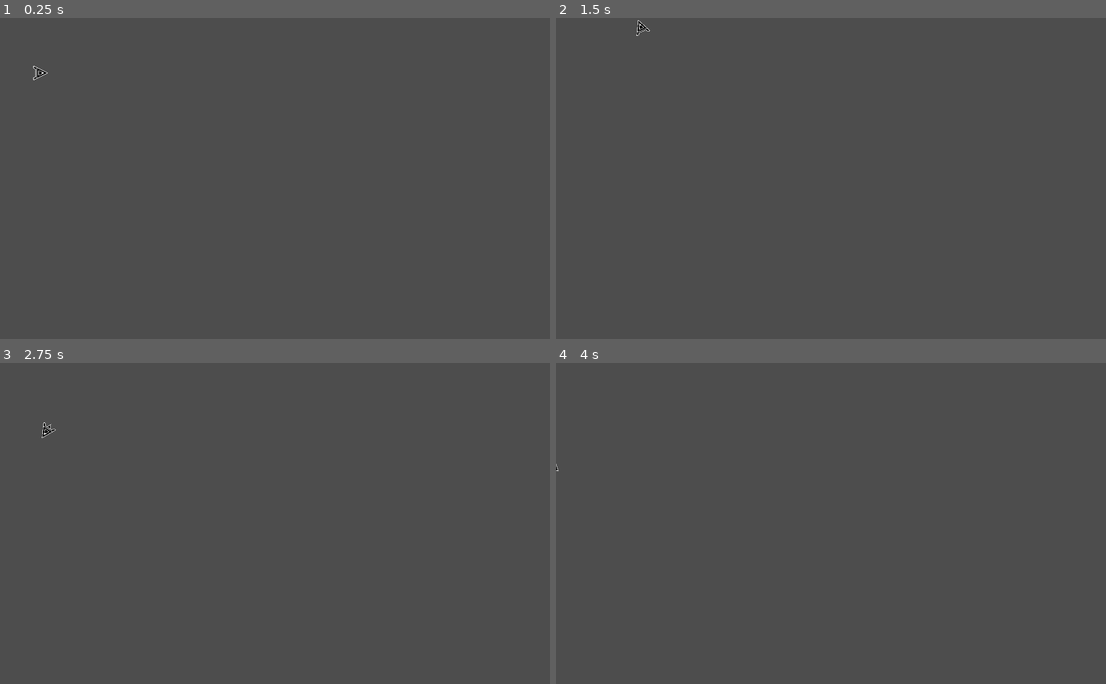
Above: before the commit, frames 1-4 (two rows, left to right).
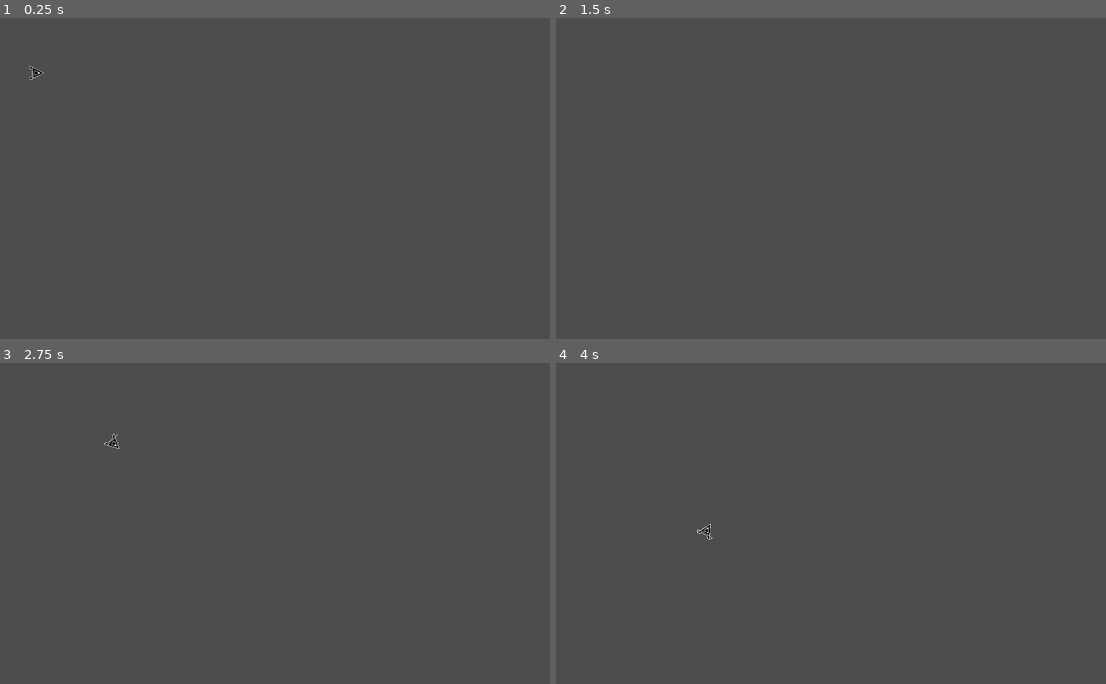
Above: after the commit, the same moments.

Repository: S-Hoerner/Oblique-Space
Game: Godot game, scene res://scenes/starting_ship.tscn
Two runs of this game, one before a commit and one after it. Both use one fixed random seed, a clock stepped at 60 frames per second and the inputs below. The project has no main scene, so this scene is started directly.
Inputs:
- Up to frame 1 (0.25 s): no input
- Up to frame 2 (1.5 s): tap Enter at 0.5 s; hold W (forward) 0.53-1.28 s; hold A (ccw) 0.53-1.28 s; tap D (cw) at 0.8, 1.35 s; hold S (back) from 1.28 s (still down)
- Up to frame 3 (2.75 s): tap A (ccw) at 1.55 s; release S (back) at 2.03 s; hold W (forward) from 2.03 s (still down); hold A (ccw) from 2.03 s (still down); tap D (cw) at 2.3 s
- Up to frame 4 (4 s): release A (ccw) at 2.78 s; tap D (cw) at 2.85, 3.8 s; tap A (ccw) at 3.05 s; release W (forward) at 3.53 s; hold S (back) from 3.53 s (still down); hold A (ccw) from 3.53 s (still down)

The runs differ from the first frame. In frame 1, less than 0.1% of the frame differs, in the area x 5-9%, y 14-20%; in frame 2, less than 0.1%; in frame 3, 0.1%, in the area x 7-22%, y 18-27%; in frame 4, less than 0.1%.

Commit message:
Better animations for player

Diff:
--- a/scenes/player.gd
+++ b/scenes/player.gd
@@ -1,7 +1,7 @@
 extends CharacterBody2D
 
-@export var speed = 400
-@export var rotation_speed = PI
+@export var speed = 500
+@export var rotation_speed = PI+(PI*1/3)
 
 var rotation_direction = 0
 
@@ -11,9 +11,24 @@
 
 func _physics_process(delta):
 	get_input()
+
 	if Input.is_action_pressed("forward"):
-		$AnimatedSprite2D.play()
+		$linear_animated.play("forward")
+	elif Input.is_action_pressed("back"):
+		$linear_animated.play("back")
+	elif Input.is_action_pressed("back") and Input.is_action_pressed("forward"):
+		$linear_animated.stop()
 	else:
-		$AnimatedSprite2D.stop()
+		$linear_animated.stop()
+
+	if Input.is_action_pressed("ccw"):
+		$rotation_animated.play("ccw")
+	elif Input.is_action_pressed("cw"):
+		$rotation_animated.play("cw")
+	elif Input.is_action_pressed("ccw") and Input.is_action_pressed("cw"):
+		$rotation_animated.stop()
+	else:
+		$rotation_animated.stop()
+
 	rotation += rotation_direction * rotation_speed * delta
 	move_and_slide()
--- a/scenes/starting_ship.tscn
+++ b/scenes/starting_ship.tscn
@@ -1,20 +1,59 @@
-[gd_scene load_steps=5 format=3 uid="uid://ta676wjjouhp"]
+[gd_scene load_steps=9 format=3 uid="uid://ta676wjjouhp"]
 
 [ext_resource type="Texture2D" uid="uid://ce7si241hpaod" path="res://art/starting_ship/starting_ship_frame_1.png" id="1_atity"]
 [ext_resource type="Script" path="res://scenes/player.gd" id="1_vm0l1"]
-[ext_resource type="Texture2D" uid="uid://divgoptxkm8rr" path="res://art/starting_ship/starting_ship_frame_2.png" id="2_o1fx0"]
+[ext_resource type="Texture2D" uid="uid://burmakx74pih4" path="res://art/starting_ship/starting_ship_back_frame_2.png" id="3_smmju"]
+[ext_resource type="Texture2D" uid="uid://cl0sevxs1ypre" path="res://art/starting_ship/starting_ship_ccw_frame_2.png" id="4_46lss"]
+[ext_resource type="Texture2D" uid="uid://dgbooo7ahg78v" path="res://art/starting_ship/starting_ship_forward_frame_2.png" id="4_xo84h"]
+[ext_resource type="Texture2D" uid="uid://b2iuxddnuwd6j" path="res://art/starting_ship/starting_ship_cw_frame_2.png" id="5_jcxoc"]
 
 [sub_resource type="SpriteFrames" id="SpriteFrames_lnpxe"]
 animations = [{
 "frames": [{
+"duration": 0.7,
+"texture": ExtResource("1_atity")
+}, {
+"duration": 0.7,
+"texture": ExtResource("3_smmju")
+}],
+"loop": true,
+"name": &"back",
+"speed": 5.0
+}, {
+"frames": [{
 "duration": 0.6,
 "texture": ExtResource("1_atity")
 }, {
-"duration": 0.7,
-"texture": ExtResource("2_o1fx0")
+"duration": 1.0,
+"texture": ExtResource("4_xo84h")
 }],
 "loop": true,
-"name": &"flying",
+"name": &"forward",
+"speed": 5.0
+}]
+
+[sub_resource type="SpriteFrames" id="SpriteFrames_b212l"]
+animations = [{
+"frames": [{
+"duration": 0.7,
+"texture": ExtResource("1_atity")
+}, {
+"duration": 0.7,
+"texture": ExtResource("4_46lss")
+}],
+"loop": true,
+"name": &"ccw",
+"speed": 5.0
+}, {
+"frames": [{
+"duration": 0.7,
+"texture": ExtResource("1_atity")
+}, {
+"duration": 0.7,
+"texture": ExtResource("5_jcxoc")
+}],
+"loop": true,
+"name": &"cw",
 "speed": 5.0
 }]
 
@@ -24,13 +63,19 @@
 script = ExtResource("1_vm0l1")
 metadata/_edit_group_ = true
 
-[node name="AnimatedSprite2D" type="AnimatedSprite2D" parent="."]
+[node name="linear_animated" type="AnimatedSprite2D" parent="."]
 rotation = 1.5708
 scale = Vector2(0.05, 0.05)
 sprite_frames = SubResource("SpriteFrames_lnpxe")
-animation = &"flying"
-frame_progress = 0.968438
+animation = &"back"
 
-[node name="CollisionPolygon2D" type="CollisionPolygon2D" parent="."]
+[node name="rotation_animated" type="AnimatedSprite2D" parent="."]
+rotation = 1.5708
+scale = Vector2(0.05, 0.05)
+sprite_frames = SubResource("SpriteFrames_b212l")
+animation = &"ccw"
+
+[node name="CollisionPolygon2D" type="CollisionPolygon2D" parent="." groups=["player"]]
+position = Vector2(-13.42, 0)
 rotation = 1.5708
 polygon = PackedVector2Array(-12, 4, 12, 4, 16, 11, 23, 11, 25, 10, 1, -37, -1, -37, -25, 10, -23, 11, -15, 11)
Binary file added: art/starting_ship/starting_ship_back_frame_2.png
Not shown, added: art/starting_ship/starting_ship_back_frame_2.png.import
Binary file added: art/starting_ship/starting_ship_ccw_frame_2.png
Not shown, added: art/starting_ship/starting_ship_ccw_frame_2.png.import
Binary file added: art/starting_ship/starting_ship_cw_frame_2.png
Not shown, added: art/starting_ship/starting_ship_cw_frame_2.png.import
Binary file added: art/starting_ship/starting_ship_forward_frame_2.png
Not shown, added: art/starting_ship/starting_ship_forward_frame_2.png.import
Binary file changed: art/starting_ship/starting_ship_frame_1.png
Not shown, changed: art/starting_ship/starting_ship_animated.pdn
